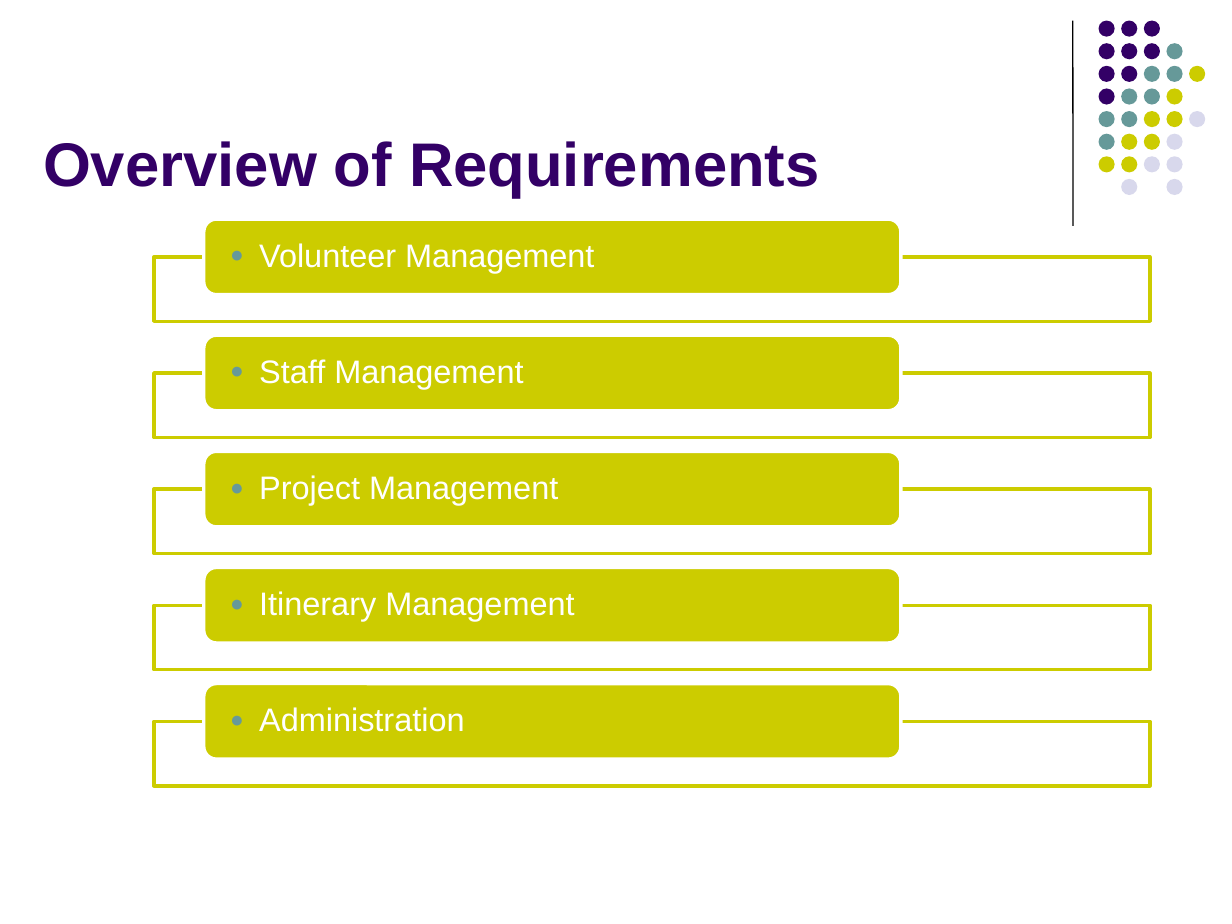
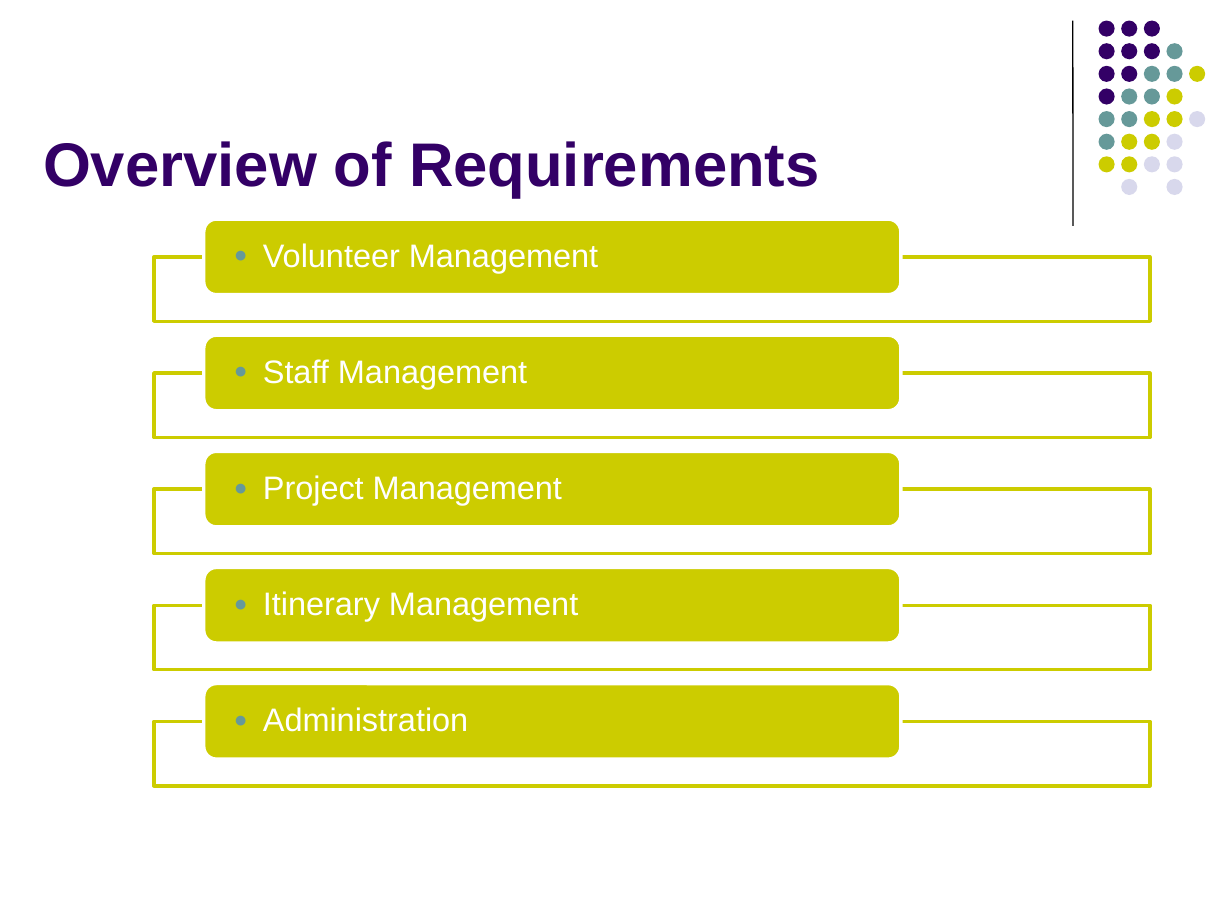
Before and after one commit to imireasa/mtech-se18-t08s, a slide deck: slide 7 of docs/W-9 Working Document/W-9.3 Presentation Slides/Phase1/vms_first_presentation_v0.1a.pptx. Drawn at 1232x924 pixels with LibreOffice and Linux fonts; fonts in the diff are those of the drawing. Boxes give left, top, right and bottom in pixels: in the first picture for what was removed or moved away, otherwise in the second. Text is boxed around its words. In the diff, an @@ line names an element or a change of style, - is before the commit and + after.

```diff
--- a/docs/W-9 Working Document/W-9.3 Presentation Slides/Phase1/vms_first_presentation_v0.1a.pptx
+++ b/docs/W-9 Working Document/W-9.3 Presentation Slides/Phase1/vms_first_presentation_v0.1a.pptx
@@ text "Volunteer Management": place and size @@
-text "Volunteer Management" at [259,243,594,273]
+text "Volunteer Management" at [263,243,598,273]
@@ text "Staff Management": place and size @@
-text "Staff Management" at [259,359,523,389]
+text "Staff Management" at [263,359,527,389]
@@ text "Project Management": place and size @@
-text "Project Management" at [259,475,558,505]
+text "Project Management" at [263,475,562,505]
@@ text "Itinerary Management": place and size @@
-text "Itinerary Management" at [259,591,574,621]
+text "Itinerary Management" at [263,591,578,621]
@@ text "Administration": place and size @@
-text "Administration" at [259,707,464,732]
+text "Administration" at [263,707,468,732]
```
Also in this commit, not shown: 3 other slides changed, 1 slide removed.
